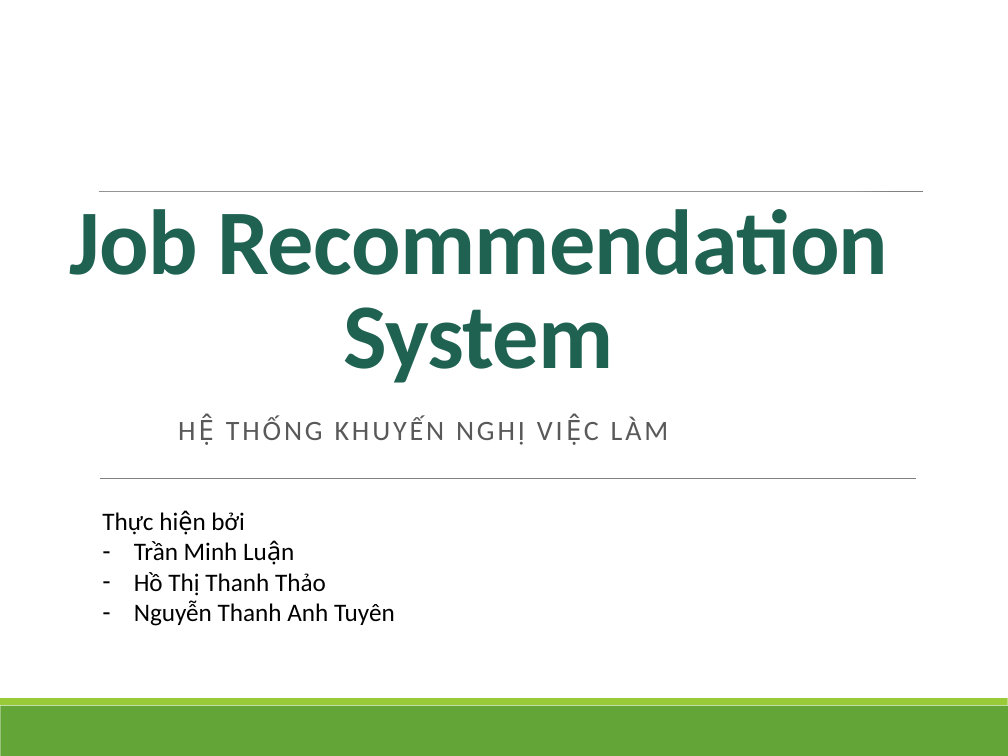
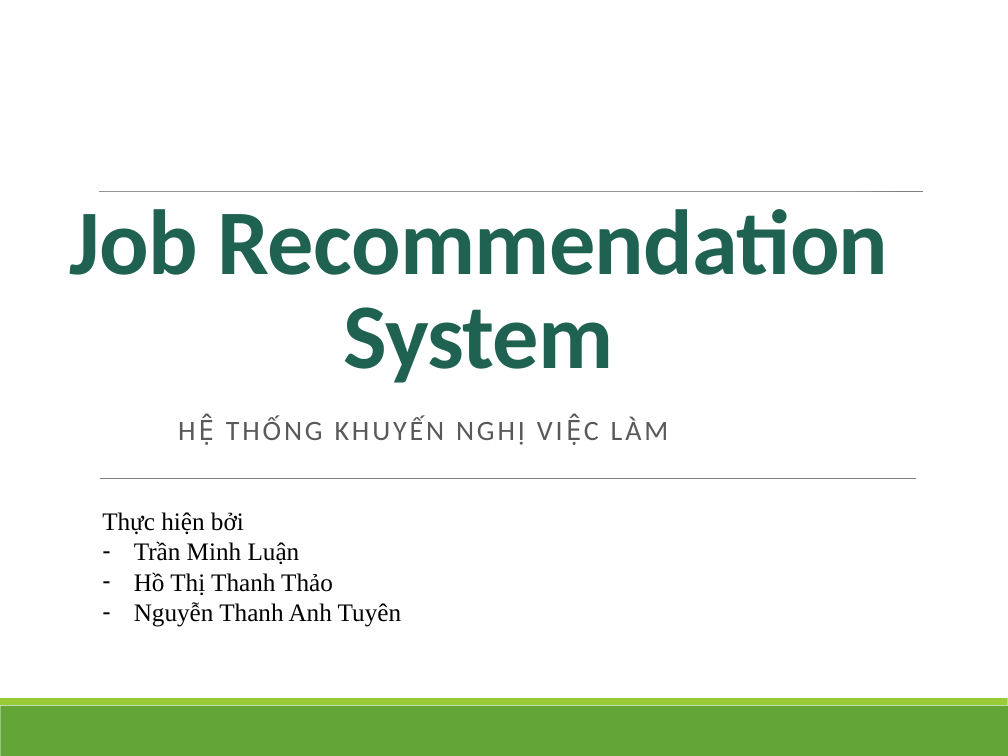
Before and after one commit to luanft/web-feedback-system, a slide deck: slide 1 of Document/slide/Job-rec-slide.pptx. Drawn at 1008x756 pixels with LibreOffice and Linux fonts; fonts in the diff are those of the drawing; background and template pictures are left out. Boxes give left, top, right and bottom in pixels: in the first picture for what was removed or moved away, otherwise in the second. Text is boxed around its words. In the diff, an @@ line names an element or a change of style, - is before the commit and + after.

```diff
--- a/Document/slide/Job-rec-slide.pptx
+++ b/Document/slide/Job-rec-slide.pptx
@@ text at (102,512,401,627): font Calibri to Times New Roman in "Thực hiện bởi", "Trần Minh Luận", "Nguyễn Thanh Anh Tuyên" @@
@@ text at (134,572,333,595): text changed; font Calibri to Times New Roman @@
-– Hồ Thị Thanh Thảo
+– Hồ Thị Thanh Thảo
```
Also in this commit, not shown: 11 other slides changed, 1 other file.
